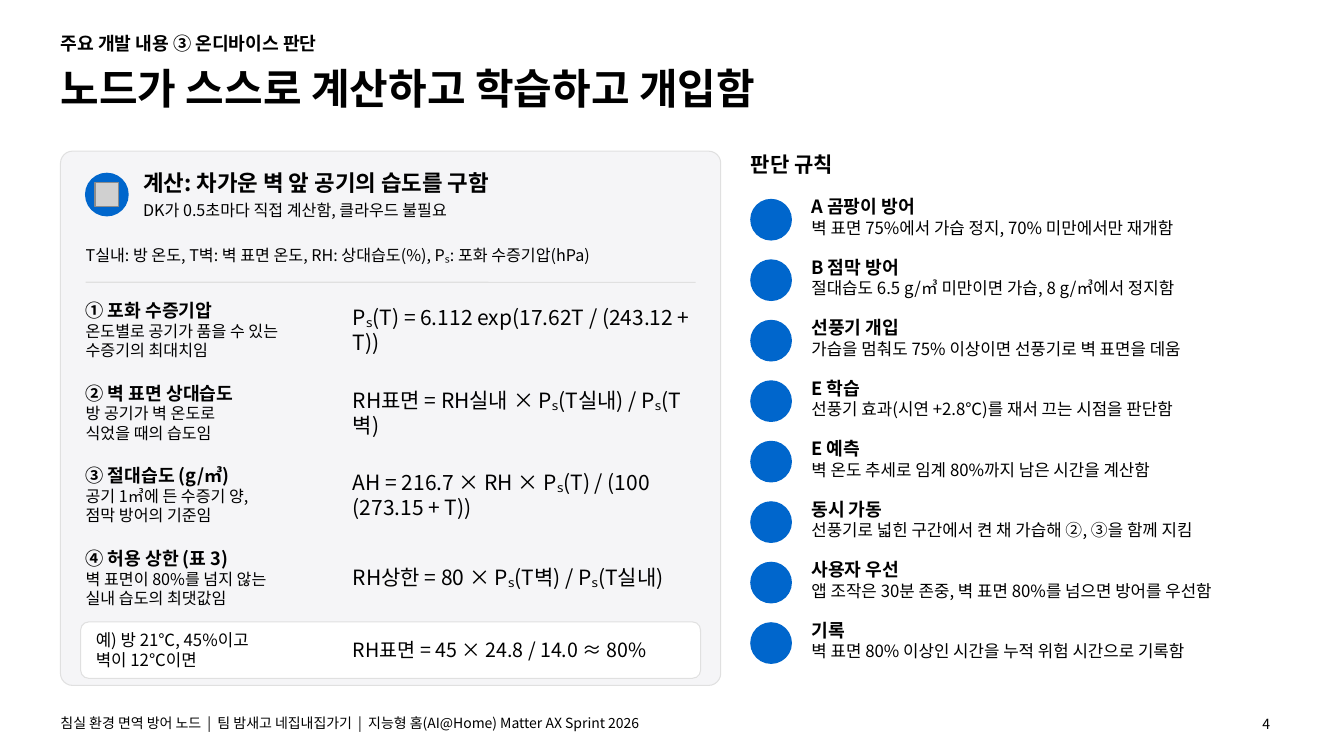
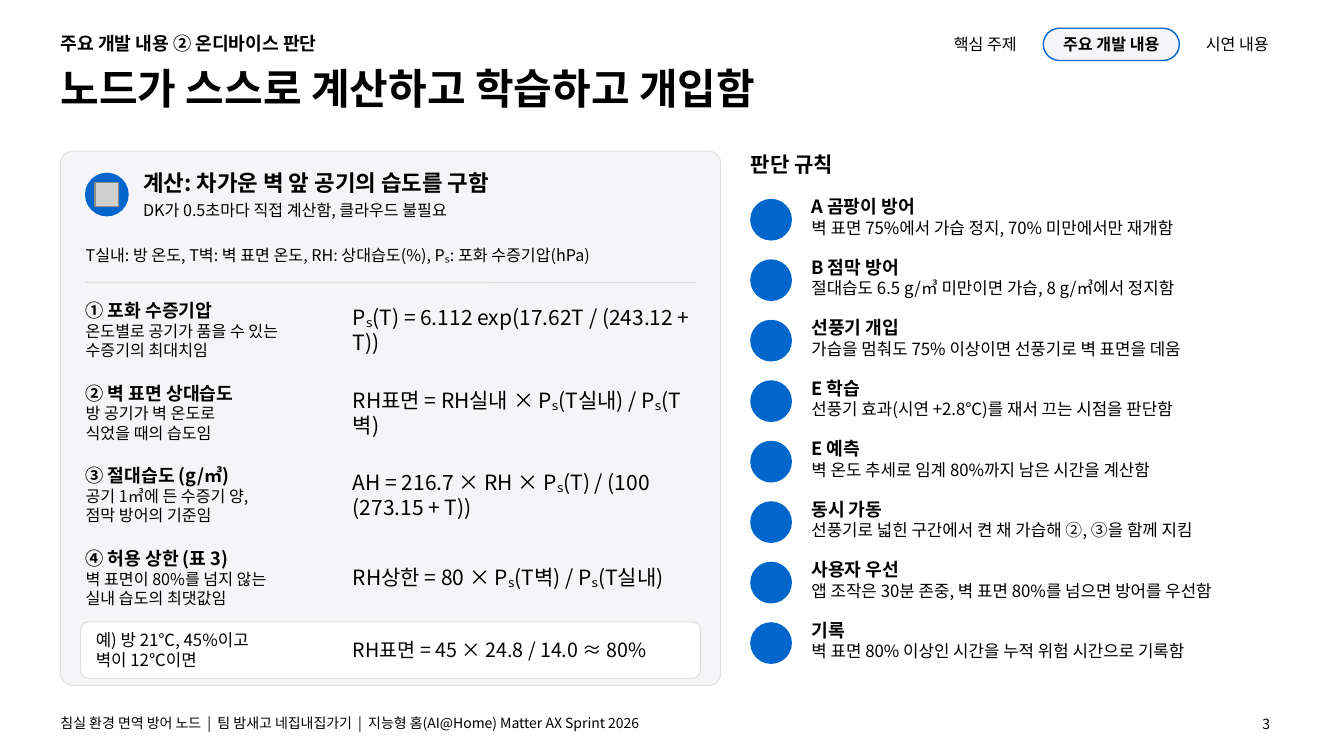
Before and after one commit to 55wind/matter-iot, a slide deck: slide 3 of docs/발표자료_침실노드.pptx (slide 4 before the commit). Drawn at 1344x756 pixels with LibreOffice and Linux fonts; fonts in the diff are those of the drawing; grey boxes stand for pictures; background and template pictures are left out. Boxes give left, top, right and bottom in pixels: in the first picture for what was removed or moved away, otherwise in the second. Text is boxed around its words. In the diff, an @@ line names an element or a change of style, - is before the commit and + after.

```diff
--- a/docs/발표자료_침실노드.pptx
+++ b/docs/발표자료_침실노드.pptx
@@ rounded rectangle added at (1044, 28, 1180, 60), fill #F5F5F7, outline #0066CC 1 pt @@
@@ text at (60, 34, 316, 52): text changed @@
-주요 개발 내용 ③ 온디바이스 판단
+주요 개발 내용 ② 온디바이스 판단
@@ text added at (954, 36, 1017, 52), 11.5 pt, text #000000 @@
+핵심 주제
@@ text added at (1063, 36, 1160, 52), 11.5 pt, text #000000, bold @@
+주요 개발 내용
@@ text added at (1206, 36, 1269, 52), 11.5 pt, text #000000 @@
+시연 내용
@@ page number at (1262, 718, 1270, 729): text changed @@
-4
+3
```
Also in this commit, not shown: 3 other slides changed, 1 slide added, 1 slide removed, 2 other files.
